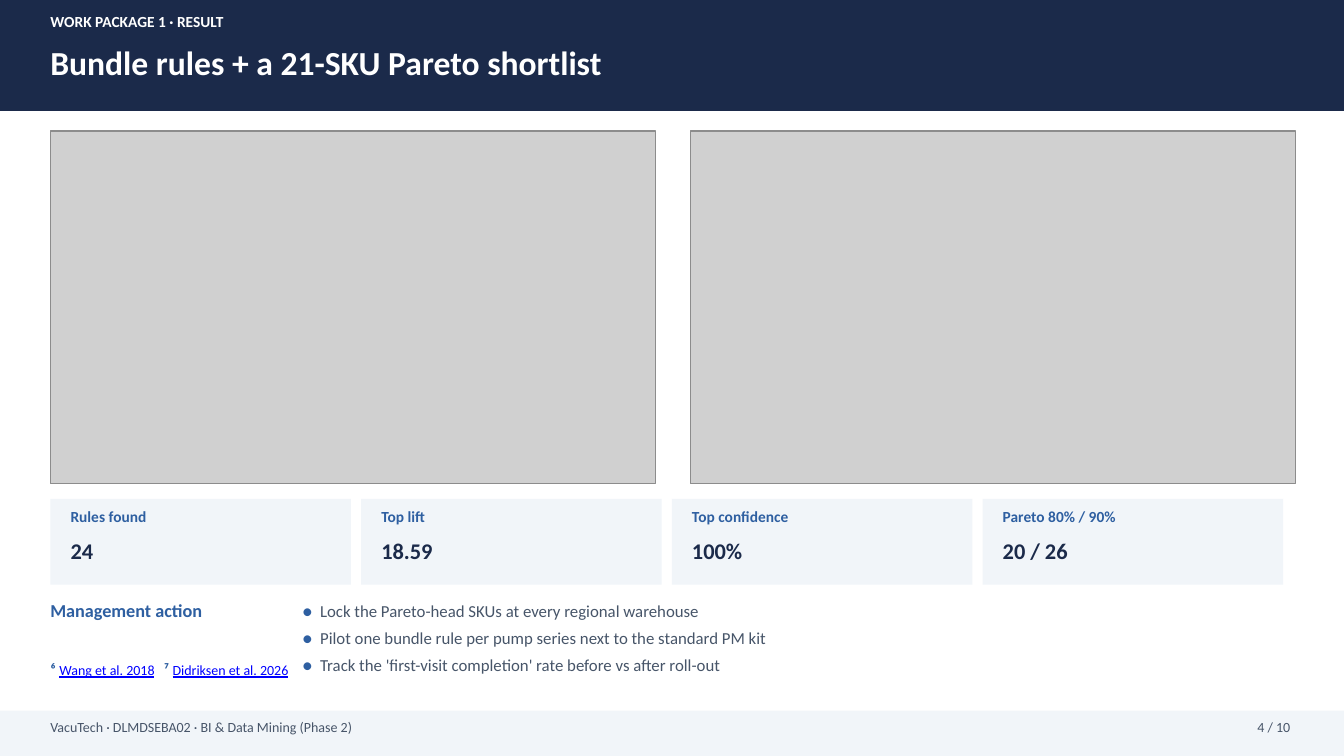
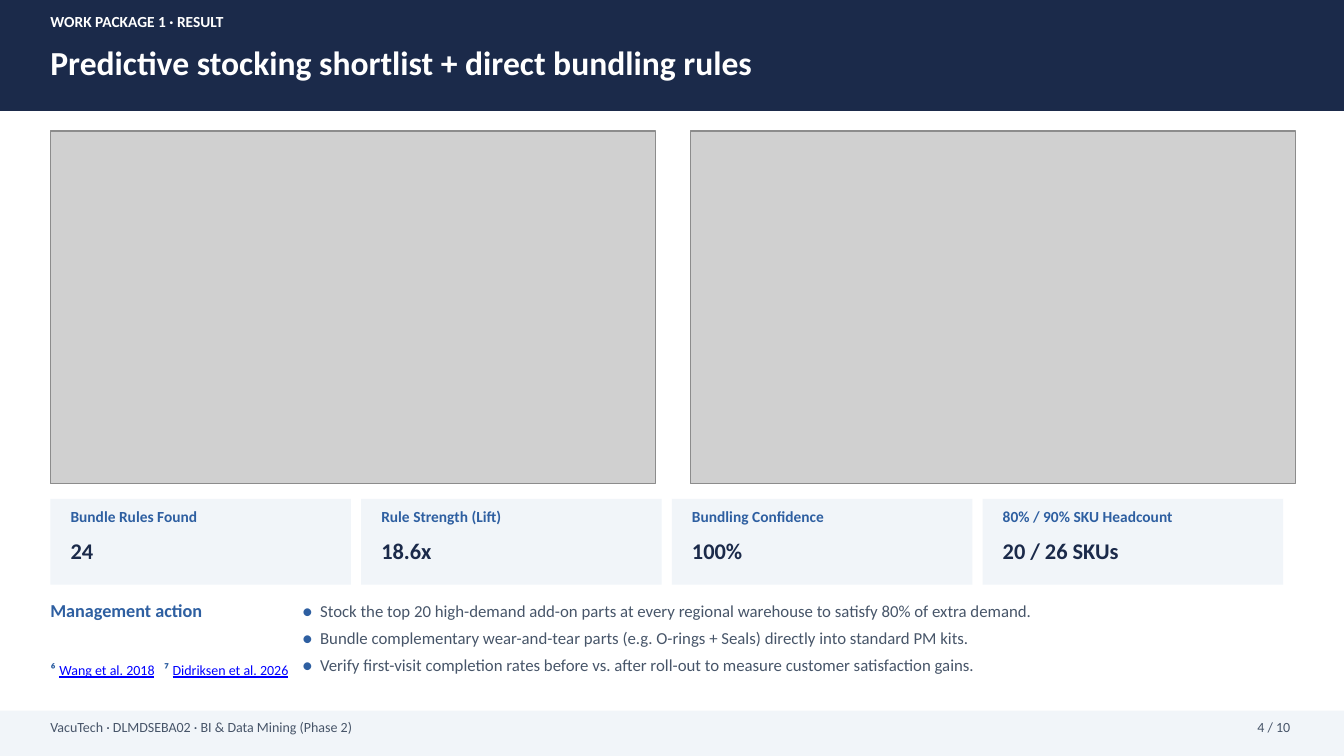
Before and after one commit to jaysplen/bi1_project_v3, a slide deck: slide 4 of PRESENTATION.pptx. Drawn at 1344x756 pixels with LibreOffice and Linux fonts; fonts in the diff are those of the drawing; grey boxes stand for pictures. Boxes give left, top, right and bottom in pixels: in the first picture for what was removed or moved away, otherwise in the second. Text is boxed around its words. In the diff, an @@ line names an element or a change of style, - is before the commit and + after.

Commit message:
Update presentation slides to translate ML jargon into business-ready actionable insights

```diff
--- a/PRESENTATION.pptx
+++ b/PRESENTATION.pptx
@@ text at box(50, 51, 751, 81): text changed @@
-Bundle rules + a 21-SKU Pareto shortlist
+Predictive stocking shortlist + direct bundling rules
@@ text at box(71, 511, 197, 522): text changed @@
-Rules found
+Bundle Rules Found
@@ text at box(381, 511, 502, 525): text changed @@
-Top lift
+Rule Strength (Lift)
@@ text at box(692, 511, 824, 525): text changed @@
-Top confidence
+Bundling Confidence
@@ text at box(1003, 511, 1173, 522): text changed @@
-Pareto 80% / 90%
+80% / 90% SKU Headcount
@@ text at box(381, 543, 431, 559): text changed @@
-18.59
+18.6x
@@ text at box(1003, 543, 1119, 559): text changed @@
-20 / 26
+20 / 26 SKUs
@@ text at box(320, 605, 1030, 674): text changed @@
-● Lock the Pareto-head SKUs at every regional warehouse
-● Pilot one bundle rule per pump series next to the standard PM kit
-● Track the 'first-visit completion' rate before vs after roll-out
+● Stock the top 20 high-demand add-on parts at every regional warehouse to satisfy 80% of extra demand.
+● Bundle complementary wear-and-tear parts (e.g. O-rings + Seals) directly into standard PM kits.
+● Verify first-visit completion rates before vs. after roll-out to measure customer satisfaction gains.
```
Also in this commit, not shown: 5 other slides changed, 2 other files.
